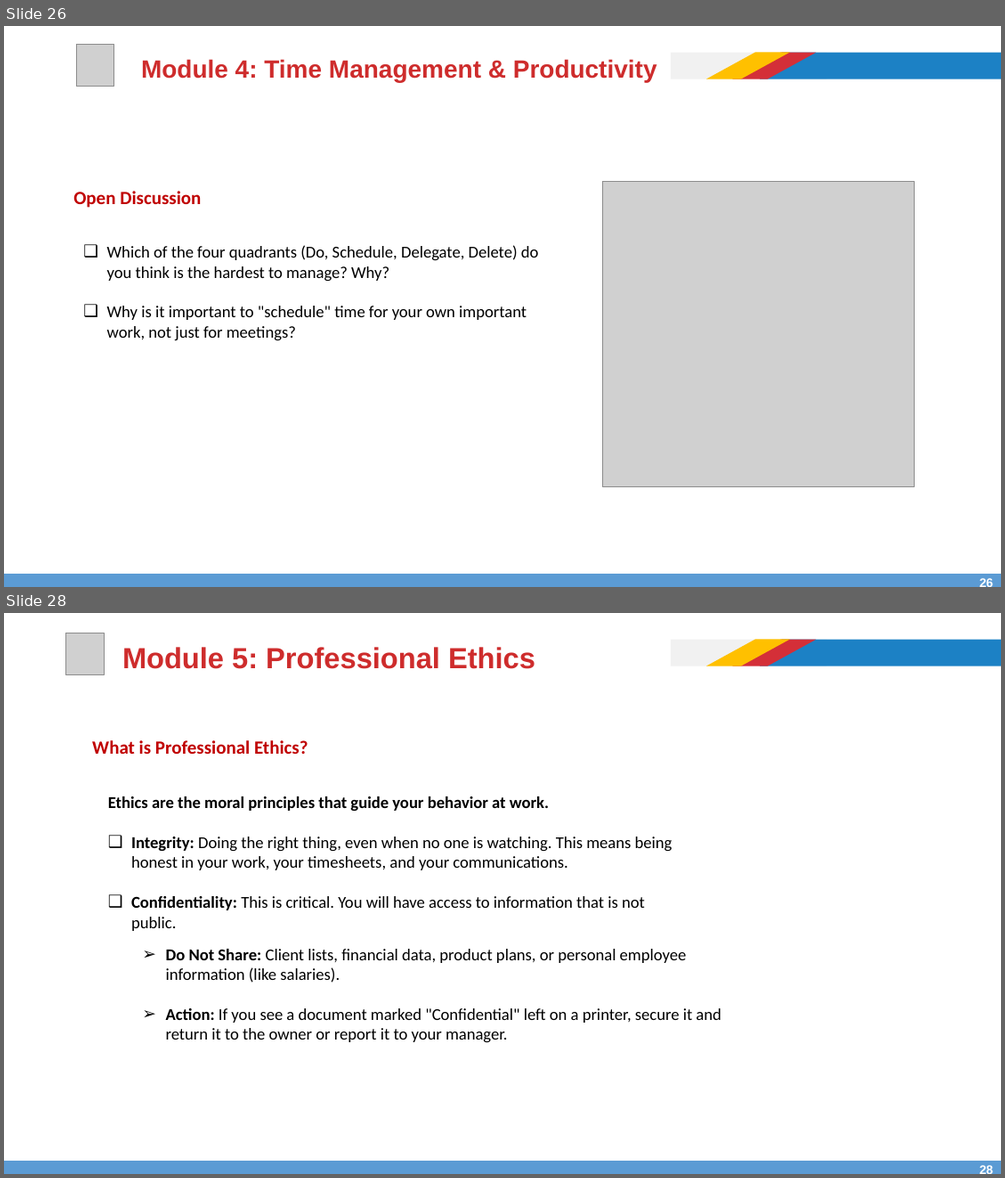
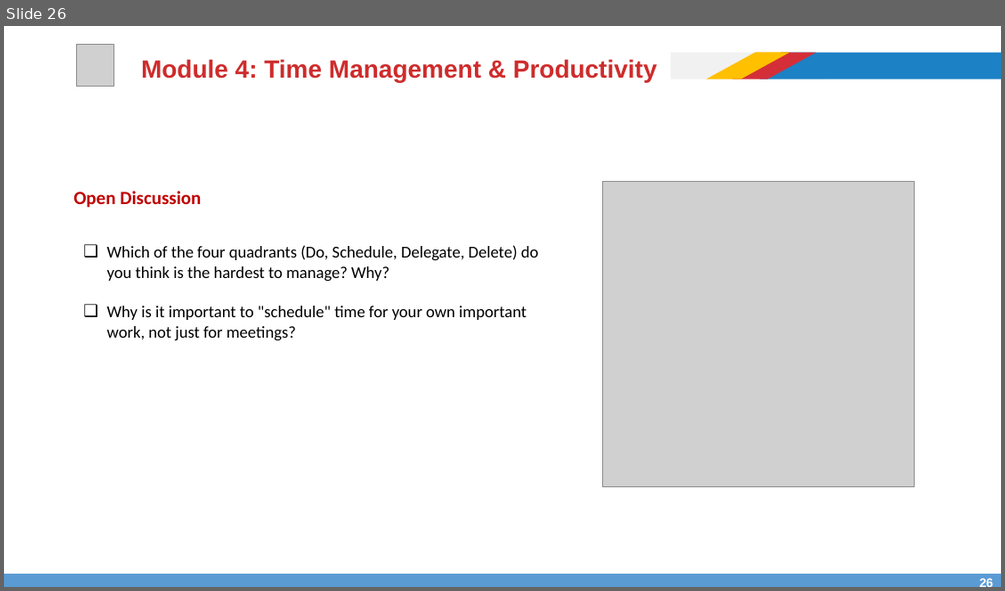
Before and after one commit to afathelbab/cnpc, a slide deck: computer-basics-soft-skills/day2/Computer Skills and Soft Skills - Lec-2.pptx. Shown one above the other, each under a label of ours: slides 26 and 28 before the commit, slide 26 after it; the slides between them are not shown. The pictures are 1005x1178 and 1005x591 pixels, drawn with LibreOffice and Linux fonts; fonts in the diff are those of the drawing; grey boxes stand for pictures. Boxes give left, top, right and bottom in pixels: in the first picture for what was removed or moved away, otherwise in the second. Text is boxed around its words. In the diff, an @@ line names an element or a change of style, - is before the commit and + after.

```diff
--- a/computer-basics-soft-skills/day2/Computer Skills and Soft Skills - Lec-2.pptx
+++ b/computer-basics-soft-skills/day2/Computer Skills and Soft Skills - Lec-2.pptx
@@ slide 28 removed at bbox=[4, 613, 1001, 1174], background #FFFFFF; not listed: 5 template elements that a slide beside it also shows @@
@@ picture removed at bbox=[66, 633, 105, 674] @@
@@ title removed at bbox=[122, 647, 535, 669] @@
-Module 5: Professional Ethics
@@ text removed at bbox=[92, 740, 307, 754] @@
-What is Professional Ethics?
@@ text removed at bbox=[108, 796, 672, 931] @@
-Ethics are the moral principles that guide your behavior at work.
-❑ Integrity: Doing the right thing, even when no one is watching. This means being honest in your work, your timesheets, and your communications.
-❑ Confidentiality: This is critical. You will have access to information that is not public.
@@ text removed at bbox=[166, 949, 720, 1043] @@
-                ➢ Do Not Share: Client lists, financial data, product plans, or personal employee information (like salaries).
-                ➢ Action: If you see a document marked "Confidential" left on a printer, secure it and return it to the owner or report it to your manager.
@@ page number removed at bbox=[976, 1163, 997, 1174] @@
-28
```
Also in this commit, not shown: 1 other slide removed.
